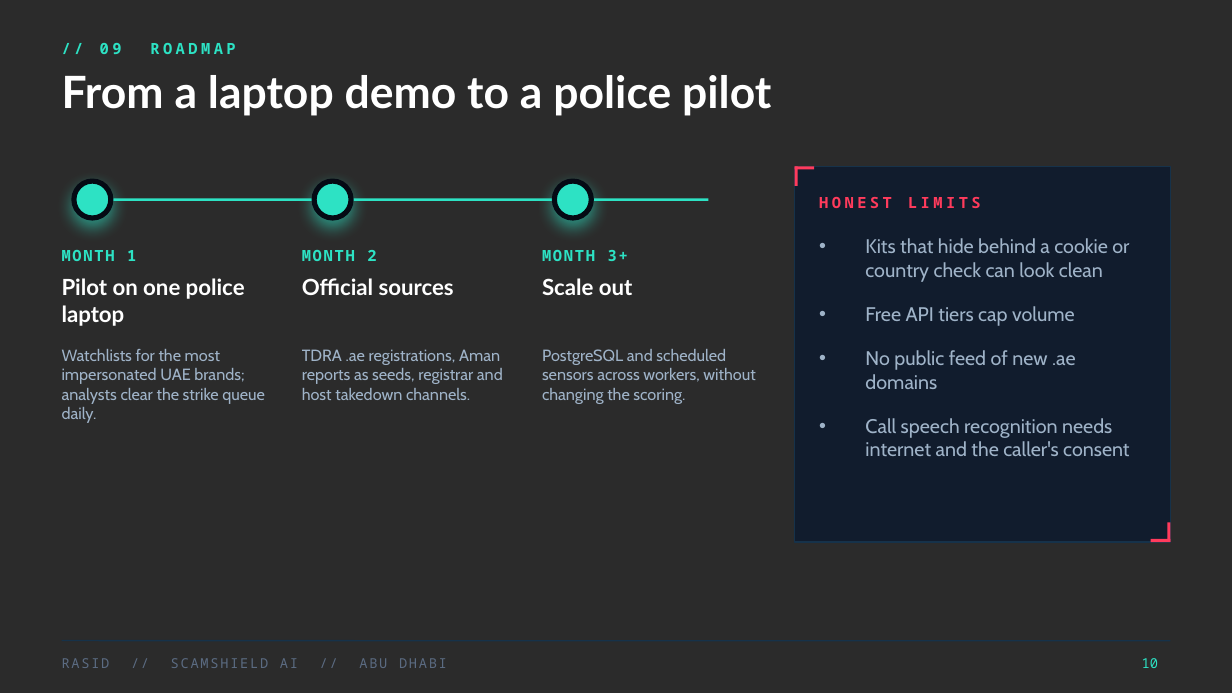
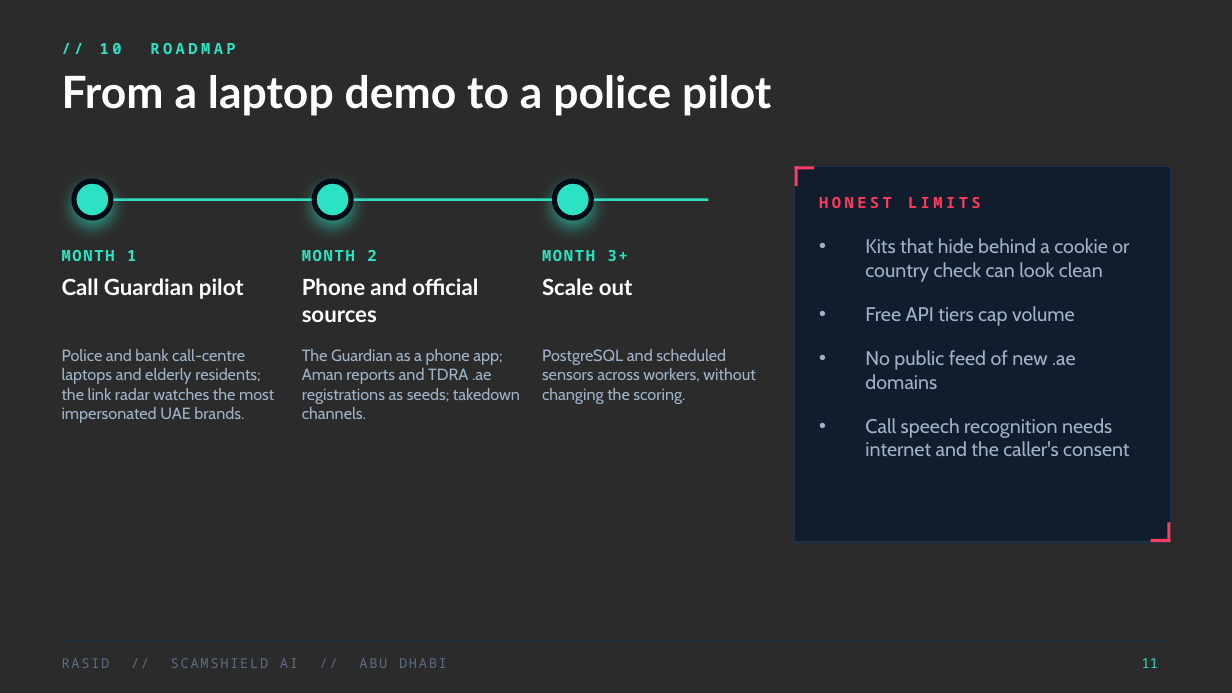
Before and after one commit to OmerWasyhun/rasid-scam-radar, a slide deck: slide 11 of RASID-ScamShield-pitch.pptx (slide 10 before the commit). Drawn at 1232x693 pixels with LibreOffice and Linux fonts; fonts in the diff are those of the drawing; background and template pictures are left out; a plain dark background stands for a picture behind light text. Boxes give left, top, right and bottom in pixels: in the first picture for what was removed or moved away, otherwise in the second. Text is boxed around its words. In the diff, an @@ line names an element or a change of style, - is before the commit and + after.

```diff
--- a/RASID-ScamShield-pitch.pptx
+++ b/RASID-ScamShield-pitch.pptx
@@ text at (100, 43, 235, 54): text changed @@
-// 09 ROADMAP
+// 10 ROADMAP
@@ text at (62, 278, 244, 299): text changed @@
-Pilot on one police laptop
+Call Guardian pilot
@@ text at (302, 278, 478, 322): text changed @@
-Official sources
+Phone and official sources
@@ text at (62, 349, 274, 423): text changed @@
-Watchlists for the most impersonated UAE brands; analysts clear the strike queue daily.
+Police and bank call-centre laptops and elderly residents; the link radar watches the most impersonated UAE brands.
@@ text at (302, 349, 520, 419): text changed @@
-TDRA .ae registrations, Aman reports as seeds, registrar and host takedown channels.
+The Guardian as a phone app; Aman reports and TDRA .ae registrations as seeds; takedown channels.
@@ page number at (1142, 658, 1158, 668): text changed @@
-10
+11
```
Also in this commit, not shown: 9 other slides changed, 1 slide added, 4 other files.
